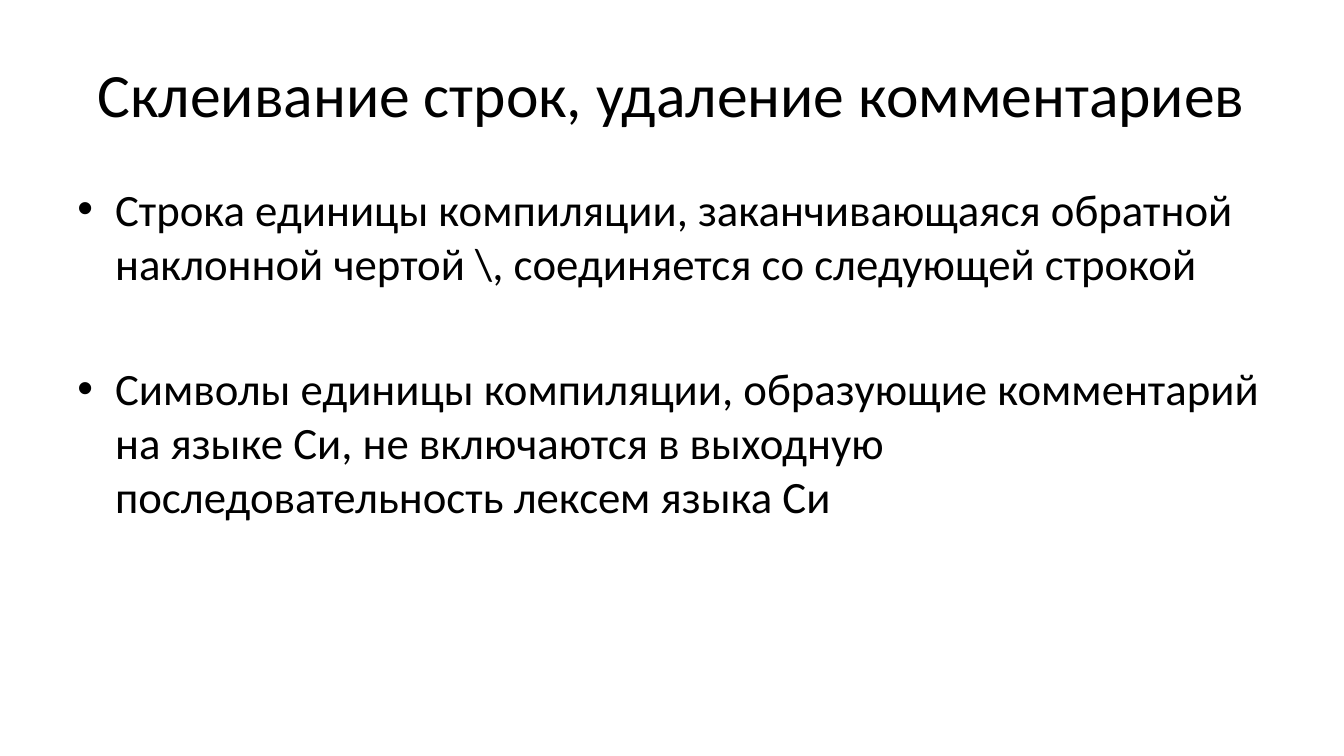
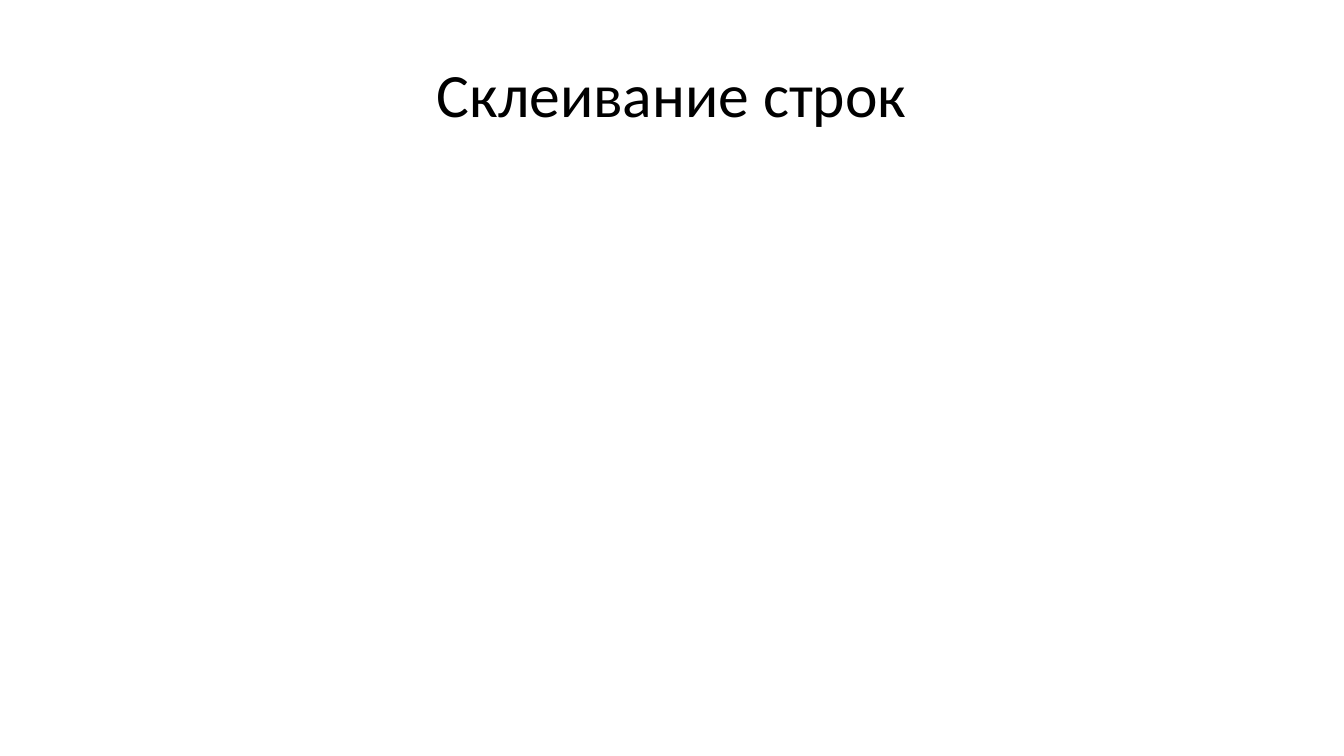
Before and after one commit to Evgueni-Petrov-aka-espetrov/Algorithms-and-Programming-in-C-pptx, a slide deck: slide 31 of 25 Препроцессор языка Си.pptx (slide 8 before the commit). Drawn at 1344x756 pixels with LibreOffice and Linux fonts; fonts in the diff are those of the drawing. Boxes give left, top, right and bottom in pixels: in the first picture for what was removed or moved away, otherwise in the second. Text is boxed around its words. In the diff, an @@ line names an element or a change of style, - is before the commit and + after.

```diff
--- a/25 Препроцессор языка Си.pptx
+++ b/25 Препроцессор языка Си.pptx
@@ title at (437, 77, 906, 127): text changed @@
-Склеивание строк, удаление комментариев
+Склеивание строк
@@ text removed at (115, 195, 1258, 521) @@
-• Строка единицы компиляции, заканчивающаяся обратной наклонной чертой \, соединяется со следующей строкой
-• Символы единицы компиляции, образующие комментарий на языке Си, не включаются в выходную последовательность лексем языка Си
```
Also in this commit, not shown: 17 other slides changed, 167 slides added, 2 slides removed.
